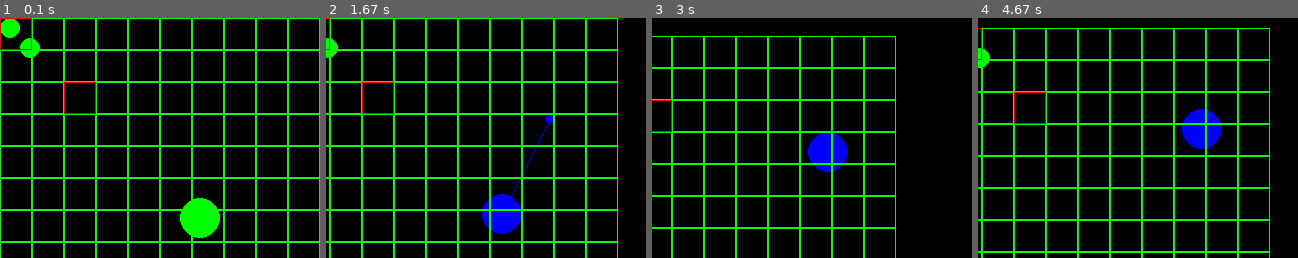
Above: before the commit, frames 1-4 (left to right).
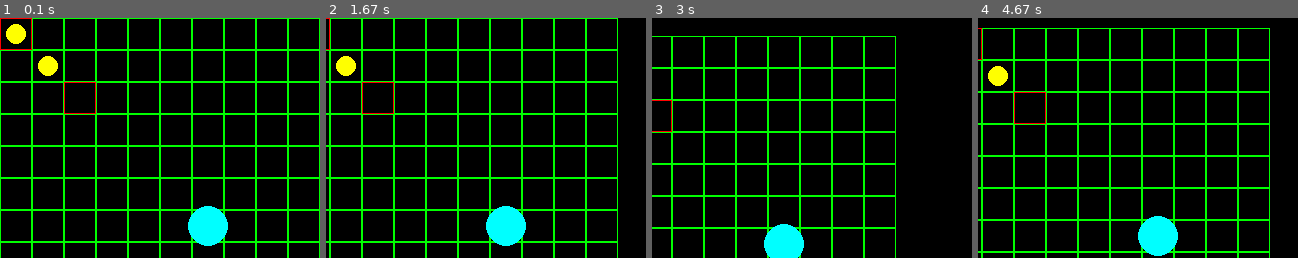
Above: after the commit, the same moments.

Repository: Xitog/tallentaa
Game: pygame game, started from trunk/projet_rts/python/rts.py
Two runs of this game, one before a commit and one after it. Both use one fixed random seed, a clock stepped at 60 frames per second and the inputs below. The source is Python 2; it was converted automatically to run under Python 3.
Inputs (mouse positions are in pixels of both pictures, inside the frame that each line leads up to):
- Up to frame 1 (0.1 s): no input
- Up to frame 2 (1.67 s): click (342, 34) at 0.38 s; press the mouse at (534, 226) at 0.7 s; move the mouse to (524, 212) at 0.8 s; release the mouse at (514, 198) at 0.93 s; hold Shift 1-1.47 s; hold Right 1-1.47 s; right-click (550, 118) at 1.55 s
- Up to frame 3 (3 s): hold Right 1.83-2.3 s; hold Up 2.33-2.63 s; hold Right from 2.67 s (still down)
- Up to frame 4 (4.67 s): release Right at 3.13 s; hold Left 3.17-3.7 s; hold Down 3.73-4.03 s; hold Left 4.07-4.47 s; hold Up from 4.5 s (still down)

The runs differ from the first frame. In frame 1, 3.4% of the frame differs, in the area x 0-72%, y 0-95%; in frame 2, 2.9%; in frame 3, 2.9%; in frame 4, 3.6%, in the area x 0-77%, y 12-100%.

Commit message:
CALCOOLETTE RTS INDEX NEWS

Diff:
--- a/trunk/projet_language/calcoolette/interpreter2.py
+++ b/trunk/projet_language/calcoolette/interpreter2.py
@@ -171,7 +171,7 @@
         return SymbolList(self.symbols)
 
     def parse_num(self, input, i):
-        global digits
+        global digits, alphas
         #print '> parse num'
         float = False
         num = input[i]
@@ -192,6 +192,8 @@
                 num += input[i]
                 i+=1
                 cont = False
+            elif input[i] in alphas:
+                raise Exception("Incorrect Id starting with numbers")
             else:
                 #print 'end num'
                 cont = False
@@ -301,6 +303,8 @@
                 best = i
                 best_prio = prio[symb.val]*lvl
         i+=1
+
+    if best == -1: raise Exception("Incorrect expression")
     return best
 
 def fetch_closing(sep, symbols, i):
@@ -423,7 +427,7 @@
 #-----------------------------------------------------------------------
 
 import math
-root_scope = {'PI' : math.pi, 'Pi' : math.pi }
+root_scope = {'PI' : math.pi, 'Pi' : math.pi, '_' : None }
 
 import baselib
 bb = baselib.BaseLib()
@@ -591,11 +595,13 @@
     del o[-1] # del eof
     #print '>>> %i %s' % (first_op(o), o[first_op(o)])
     parse(o)
+    r = exec_node(o[0], root_scope)
+    root_scope['_'] = r
     if debug:
         print "result of parse: ", o[0]
-        print "for: %s \t res = %s" % (s, str(exec_node(o[0], root_scope)))
+        print "for: %s \t res = %s" % (s, str(r))
     else:
-        print exec_node(o[0], root_scope)
+        print r
 
 test("2+3")         # 5
 test("2**3")        # 8
--- a/trunk/projet_rts/python/rts.py
+++ b/trunk/projet_rts/python/rts.py
@@ -29,6 +29,10 @@
 #-----------------------------------------------------------------------
 # Selection
 
+SELECT_X = 0
+SELECT_Y = 0
+SELECT_R = False
+
 add_mod = False
 
 units = []
@@ -41,9 +45,9 @@
 
 class Order:
 
-    def __init__(self, kind=None, x=None, y=None, target=None):
-        self.x = x
-        self.y = y
+    def __init__(self, kind=None, x=0, y=0, target=None):
+        self.x = (x/32*32)+16
+        self.y = (y/32*32)+16
         self.target = target
         self.kind = kind
 
@@ -51,19 +55,40 @@
 
 class Unit:
 
-    def __init__(self, x, y, size):
-        self.x = x
-        self.y = y
+    def __init__(self, side, x, y, size, range, life, dom, reload=50):
+        self.side = side
+        self.x = (x/32*32)+16
+        self.y = (y/32*32)+16
         self.size = size
         self.orders = []
+        self.range = range
+        self.life = life
+        self.dom = dom
+        self.reload = reload
+        self.cpt = 0
 
     def update(self):
         #print 'update ', len(self.orders)
+        if self.life <= 0:
+            return False
+
         if len(self.orders) > 0:
             o = self.orders[0]
-            #print o.kind
             if o.kind == 'go':
-                self.go(o.x, o.y)
+                r = self.go(o.x, o.y)
+                if r: del self.orders[-1]
+            elif o.kind == 'attack':
+                #print o.kind, o.target, o.target.x, o.target.y
+                if math.sqrt((self.x-o.target.x)**2 + (self.y-o.target.y)**2) > self.range:
+                    self.go(o.target.x, o.target.y)
+                elif self.cpt <= 0:
+                    o.target.life -= self.dom
+                    self.cpt = self.reload
+                    if o.target.life <= 0:
+                        del self.orders[-1]
+                else:
+                    self.cpt -= 1
+        return True
 
     def order(self, o):
         #print 'order'
@@ -89,9 +114,23 @@
         if not coll:
             self.x = nx
             self.y = ny
+        return self.x == x and self.y == y
 
 #-----------------------------------------------------------------------
 # Tools
+
+def xrect(x1, y1, x2, y2):
+    tx = abs(x1-x2)
+    ty = abs(y1-y2)
+    if x1 > x2:
+        rx = x2
+    else:
+        rx = x1
+    if y1 > y2:
+        ry = y2
+    else:
+        ry = y1
+    return Rect(rx, ry, tx, ty)
 
 def select(x, y):
     global units
@@ -119,9 +158,14 @@
 MAP_X = 10
 MAP_Y = 10
 
-units.append(Unit(10, 10, 10))
-units.append(Unit(30, 30, 10))
-units.append(Unit(200,200,20))
+side1 = Color(255, 255, 0)
+side2 = Color(0, 255, 255)
+
+SIDE_PLAYER = side1
+
+units.append(Unit(side1, 10, 10, size=10, range=100, life=100, dom=5))
+units.append(Unit(side1, 32, 32, size=10, range=150, life=100, dom=10))
+units.append(Unit(side2, 200,200,size=20, range=30, life=300, dom=20))
 
 while 1:
 
@@ -157,13 +201,20 @@
                 add_mod = False
             elif event.key == K_SPACE:
                 SCROLL_MOD += 1
+        elif event.type == MOUSEBUTTONDOWN:
+            if event.button == 1:
+                if not SELECT_R:
+                    SELECT_R = True
+                    SELECT_X = mx-X
+                    SELECT_Y = my-Y
         elif event.type == MOUSEBUTTONUP:
+            SELECT_R = False
             if event.button == 1:
                 if mx32 in range(0, MAP_X) and my32 in range(0, MAP_Y):
-                    print my_map[mx32][my32]
+                    print 'map=', my_map[mx32][my32]
                 if select(mx-X, my-Y):
                     u = select(mx-X, my-Y)
-                    print u
+                    print 'unit=', u, 'life=', u.life
                     if add_mod:
                         selected.append(u)
                     else:
@@ -172,10 +223,18 @@
                     selected = []
             elif event.button == 3:
                 print 'button 2'
-                for u in selected:
-                    u.order(Order('go', mx-X, my-Y))
+                s = select(mx-X, my-Y)
+                if not s:
+                    for u in selected:
+                        u.order(Order('go', mx-X, my-Y))
+                elif s.side != SIDE_PLAYER:
+                    for u in selected:
+                        u.order(Order('attack', target=s))
             elif event.button == 2:
                 print 'button 3'
+
+#-----------------------------------------------------------------------
+# Update
 
     if left:
         X+=SCROLL_MOD
@@ -186,22 +245,17 @@
     if up:
         Y+=SCROLL_MOD
 
+    for u in units:
+        if not u.update():
+            units.remove(u)
+            del u
+
+#-----------------------------------------------------------------------
+# Render
+
     #print X, Y
 
     screen.fill(Color(0, 0, 0, 255))
-
-    for u in units:
-        u.update()
-
-        if u in selected:
-            c = Color(0, 0, 255, 255)
-            if len(u.orders) > 0:
-                if u.orders[0].kind == 'go':
-                    pygame.draw.circle(screen, c, (u.orders[0].x+X, u.orders[0].y+Y), 5, 0)
-                    pygame.draw.line(screen, c, (u.x+X, u.y+Y), (u.orders[0].x+X, u.orders[0].y+Y), 1)
-        else:
-            c = Color(0, 255, 0, 255)
-        pygame.draw.circle(screen, c, (u.x+X, u.y+Y), u.size, 0)
 
     for yy in range(0, MAP_Y):
         for xx in range(0, MAP_X):
@@ -212,6 +266,25 @@
             else:
                 pygame.draw.rect(screen, Color(0, 255, 0, 128), (xx*32+X, yy*32+Y, 32, 32), 1)
 
+    if SELECT_R:
+        r = xrect(SELECT_X+X, SELECT_Y+Y, mx, my)
+        pygame.draw.rect(screen, Color(255, 255, 255, 255), r, 1)
+
+    for u in units:
+        if u in selected:
+            c = Color(0, 0, 255, 255)
+            if len(u.orders) > 0:
+                if u.orders[0].kind == 'go':
+                    pygame.draw.circle(screen, c, (u.orders[0].x+X, u.orders[0].y+Y), 5, 0)
+                    pygame.draw.line(screen, c, (u.x+X, u.y+Y), (u.orders[0].x+X, u.orders[0].y+Y), 1)
+                elif u.orders[0].kind == 'attack':
+                    pygame.draw.circle(screen, Color(255,0,0), (u.orders[0].target.x+X, u.orders[0].target.y+Y), 5, 0)
+                    pygame.draw.line(screen, Color(255,0,0), (u.x+X, u.y+Y), (u.orders[0].target.x+X, u.orders[0].target.y+Y), 1)
+        else:
+            c = u.side
+        #    c = Color(0, 255, 0, 255)
+        pygame.draw.circle(screen, c, (u.x+X, u.y+Y), u.size, 0)
+
     #screen.blit(ball, ballrect)
     pygame.display.flip()
 
Not shown, changed: trunk/web/dgx_alwaysdata/index.html
Not shown, changed: trunk/web/dgx_alwaysdata/news.rb
